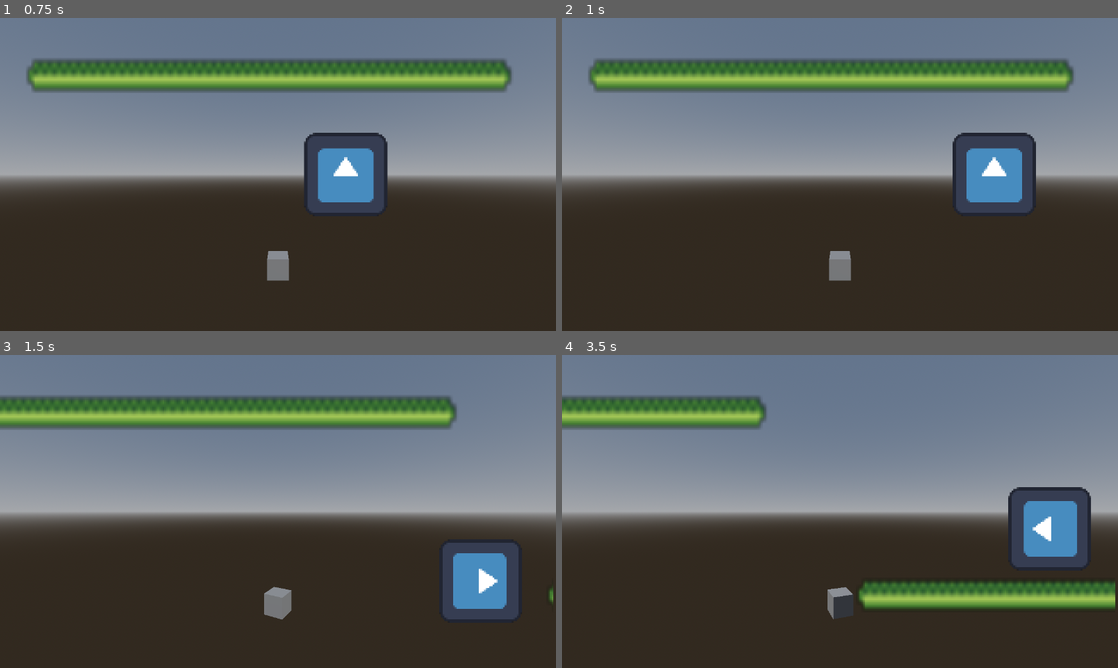
Above: before the commit, frames 1-4 (two rows, left to right).
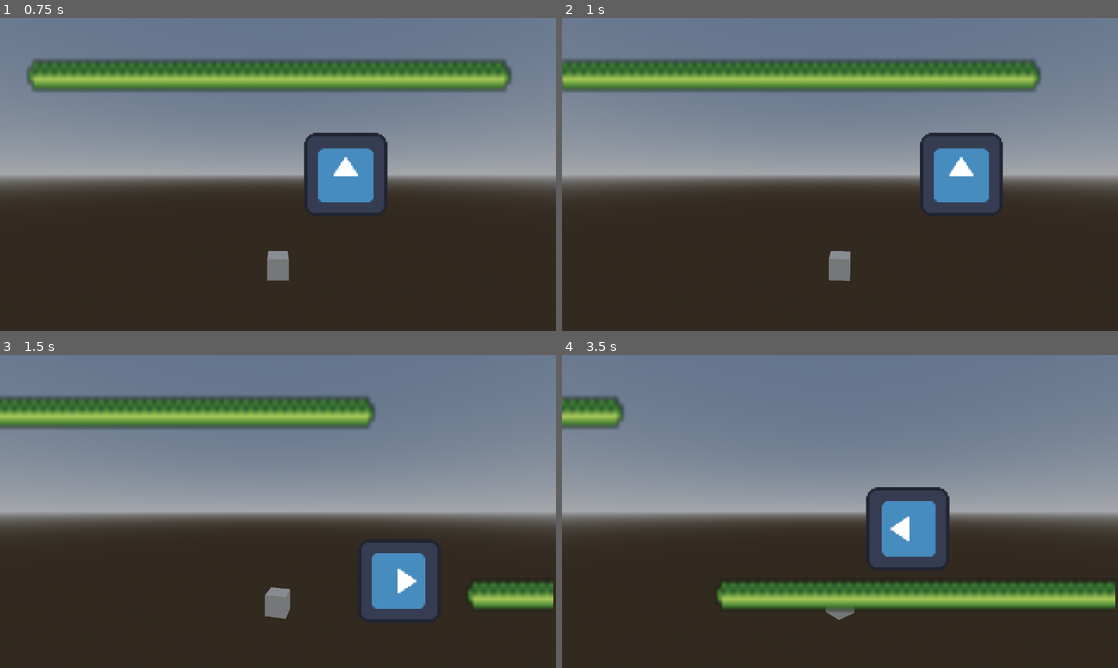
Above: after the commit, the same moments.

Repository: panorb/ludum-dare-55
Game: Godot game, scene res://game/game.tscn
Same seed, same stepped clock (60 frames per second), same inputs: the game is played once before the commit and once after it. The engine's default icon, where the game draws it, is replaced by a stand-in: a white triangle on a blue panel in a dark square.
Inputs (mouse positions are in pixels of both pictures, inside the frame that each line leads up to):
- Up to frame 1 (0.75 s): tap Enter at 0.5 s; move the mouse to (400, 158) at 0.52 s; hold Right (ui_right) from 0.53 s (still down); click (400, 158) at 0.67 s
- Up to frame 2 (1 s): keep holding Right (ui_right)
- Up to frame 3 (1.5 s): move the mouse to (166, 527) at 1.27 s; release Right (ui_right) at 1.28 s; hold Down (ui_down) from 1.28 s (still down)
- Up to frame 4 (3.5 s): move the mouse to (895, 442) at 2.02 s; release Down (ui_down) at 2.03 s; hold Right (ui_right) 2.03-2.78 s; move the mouse to (812, 574) at 2.77 s; hold Up (ui_up) from 2.78 s (still down); click (812, 574) at 2.92 s

Frame 1 is identical in both runs. In frame 2, 5.7% of the frame differs, in the area x 0-92%, y 13-84%; in frame 3, 9.2%; in frame 4, 12%, in the area x 0-98%, y 13-85%.

Commit message:
Changes to viewport scaling & magic numbers

Diff:
--- a/godot/game/game.gd
+++ b/godot/game/game.gd
@@ -7,12 +7,8 @@
 
 
 func _process(delta):
-	level.viewport_size = level_viewport.size
-
-	var x_offset = level.move_player_back_to_center()
-
-	print("level position:", level.position)
-	environment.move_view(x_offset * 0.0005)
+	var x_offset = level.move_player_back_to_center(delta)
+	environment.move_view(x_offset * delta * 0.015)
 
 
 
@@ -23,8 +19,8 @@
 	#		print(level_viewport.get_mouse_position())
 
 func _ready():
-	_on_window_size_changed()
-	get_tree().get_root().size_changed.connect(_on_window_size_changed)
+	# _on_window_size_changed()
+	# get_tree().get_root().size_changed.connect(_on_window_size_changed)
 	level.viewport_size = level_viewport.size
 
 
--- a/godot/game/game.tscn
+++ b/godot/game/game.tscn
@@ -20,6 +20,15 @@
 size_flags_horizontal = 4
 script = ExtResource("1_y27ob")
 
+[node name="ColorRect" type="ColorRect" parent="."]
+layout_mode = 1
+anchors_preset = 15
+anchor_right = 1.0
+anchor_bottom = 1.0
+grow_horizontal = 2
+grow_vertical = 2
+color = Color(0, 0, 0, 1)
+
 [node name="EnvironmentTexture" type="TextureRect" parent="."]
 layout_mode = 1
 anchors_preset = 15
@@ -28,7 +37,8 @@
 grow_horizontal = 2
 grow_vertical = 2
 texture = SubResource("ViewportTexture_tjoow")
-stretch_mode = 6
+expand_mode = 2
+stretch_mode = 5
 
 [node name="EnvironmentViewport" type="SubViewport" parent="EnvironmentTexture"]
 unique_name_in_owner = true
--- a/godot/game/level.gd
+++ b/godot/game/level.gd
@@ -7,14 +7,14 @@
 func _update(delta: float):
 	pass
 
-func move_player_back_to_center():
+func move_player_back_to_center(delta: float):
 	var center = Vector2(viewport_size / 2)
 	var offset = player.position - center
 	print("offset: ", offset)
 
-	if abs(offset.x) > 100:
-		player.position.x += offset.x * -0.01
-		bullets.position.x += offset.x * -0.01
+	if abs(offset.x) > 40:
+		player.position.x += offset.x * -delta * 1.45
+		bullets.position.x += offset.x * -delta * 1.45
 	else:
 		offset = Vector2.ZERO
 
